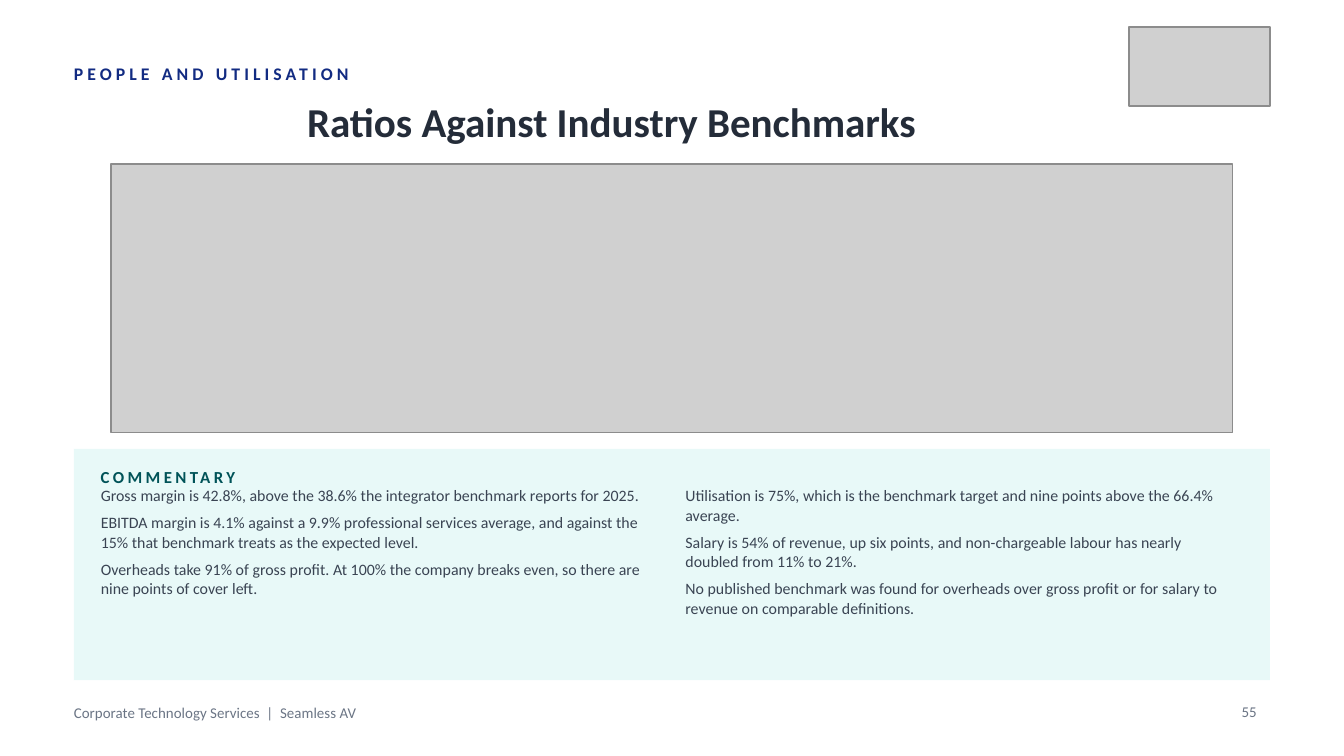
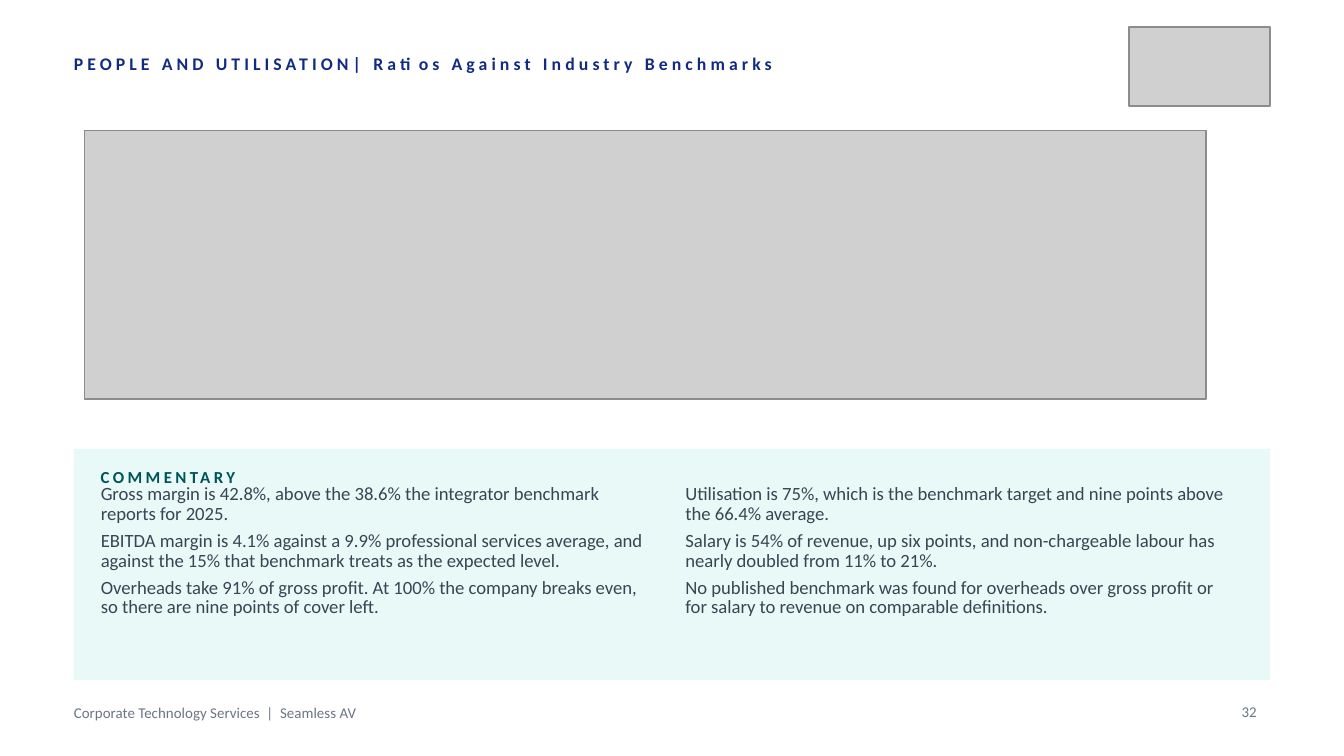
Before and after one commit to WesleyNelson-O33/Claude, a slide deck: slide 32 of deck/CTS Quarterly Business Review - Q1 FY2027.pptx (slide 55 before the commit). Drawn at 1344x756 pixels with LibreOffice and Linux fonts; fonts in the diff are those of the drawing; grey boxes stand for pictures. Boxes give left, top, right and bottom in pixels: in the first picture for what was removed or moved away, otherwise in the second. Text is boxed around its words. In the diff, an @@ line names an element or a change of style, - is before the commit and + after.

```diff
--- a/deck/CTS Quarterly Business Review - Q1 FY2027.pptx
+++ b/deck/CTS Quarterly Business Review - Q1 FY2027.pptx
@@ text at bbox=[74, 54, 1015, 94]: text changed @@
-PEOPLE AND UTILISATION
+PEOPLE AND UTILISATION| Ratios Against Industry Benchmarks
@@ text removed at bbox=[307, 108, 916, 144] @@
-Ratios Against Industry Benchmarks
@@ picture: place and size @@
-picture at bbox=[112, 164, 1234, 433]
+picture at bbox=[85, 130, 1207, 399]
@@ text "Gross margin is 42.8%, above ..." at bbox=[101, 487, 642, 616]: size 8.5 to 10 pt @@
@@ text "Utilisation is 75%, which is ..." at bbox=[685, 487, 1223, 616]: size 8.5 to 10 pt @@
@@ page number at bbox=[1242, 707, 1257, 717]: text changed @@
-55
+32
```
Also in this commit, not shown: 23 other slides changed, 3 slides added, 26 slides removed, 8 other files.
